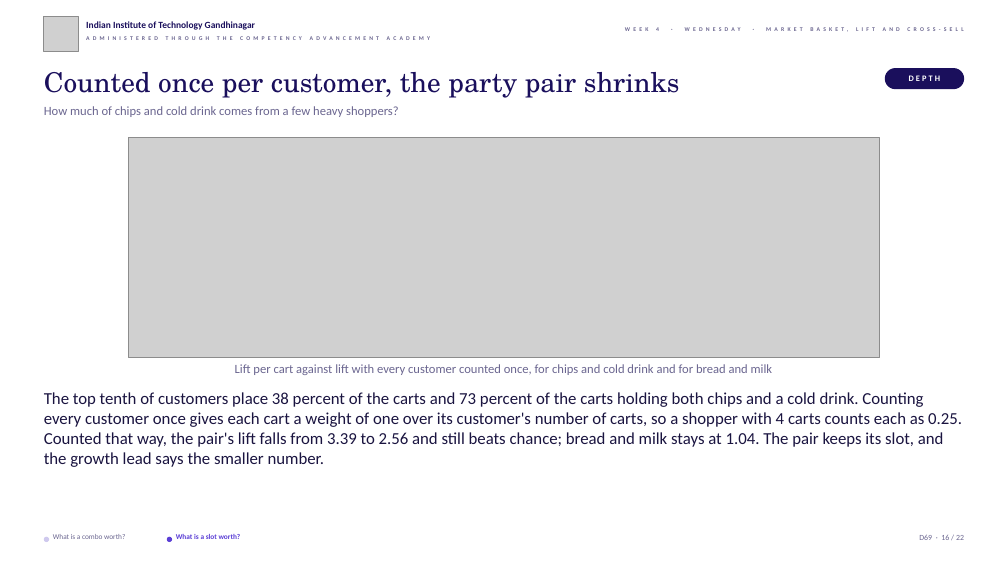
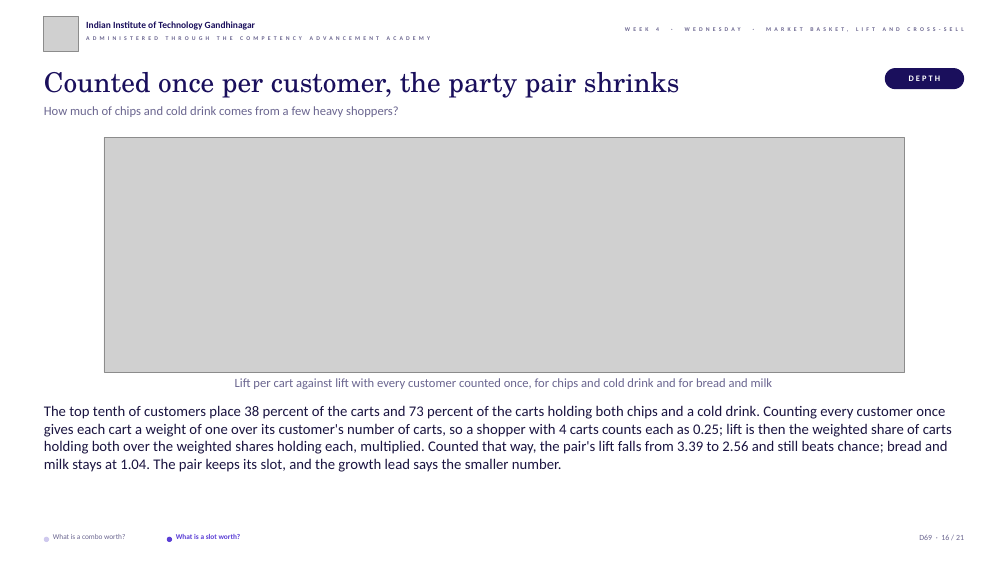
Before and after one commit to fde-academy-lab/c2-content-factory, a slide deck: slide 16 of content/W04/D3/slides/C2_W04_D03_half2_STUDENT.pptx. Drawn at 1008x567 pixels with LibreOffice and Linux fonts; fonts in the diff are those of the drawing; grey boxes stand for pictures; background and template pictures are left out. Boxes give left, top, right and bottom in pixels: in the first picture for what was removed or moved away, otherwise in the second. Text is boxed around its words. In the diff, an @@ line names an element or a change of style, - is before the commit and + after.

```diff
--- a/content/W04/D3/slides/C2_W04_D03_half2_STUDENT.pptx
+++ b/content/W04/D3/slides/C2_W04_D03_half2_STUDENT.pptx
@@ picture: place and size @@
-picture at [129,138,880,358]
+picture at [104,138,904,372]
@@ text "Lift per cart against lift ...": place and size @@
-text "Lift per cart against lift ..." at [235,364,773,375]
+text "Lift per cart against lift ..." at [235,378,773,389]
@@ text at [44,405,952,472]: text changed; size 16 to 14 pt @@
-The top tenth of customers place 38 percent of the carts and 73 percent of the carts holding both chips and a cold drink. Counting every customer once gives each cart a weight of one over its customer's number of carts, so a shopper with 4 carts counts each as 0.25. Counted that way, the pair's lift falls from 3.39 to 2.56 and still beats chance; bread and milk stays at 1.04. The pair keeps its slot, and the growth lead says the smaller number.
+The top tenth of customers place 38 percent of the carts and 73 percent of the carts holding both chips and a cold drink. Counting every customer once gives each cart a weight of one over its customer's number of carts, so a shopper with 4 carts counts each as 0.25; lift is then the weighted share of carts holding both over the weighted shares holding each, multiplied. Counted that way, the pair's lift falls from 3.39 to 2.56 and still beats chance; bread and milk stays at 1.04. The pair keeps its slot, and the growth lead says the smaller number.
```
Also in this commit, not shown: 20 other slides changed, 1 slide removed, 3 other files.
